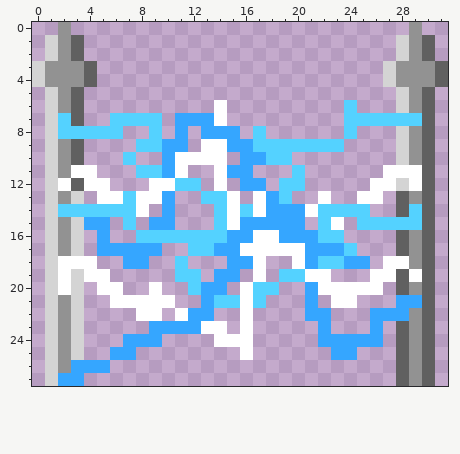
A pixel-art sprite gets an edit: core/rawAssets/sprites/teleport-2.png. Above, as it was before the edit.
The file is 32x28 pixels.
New version:
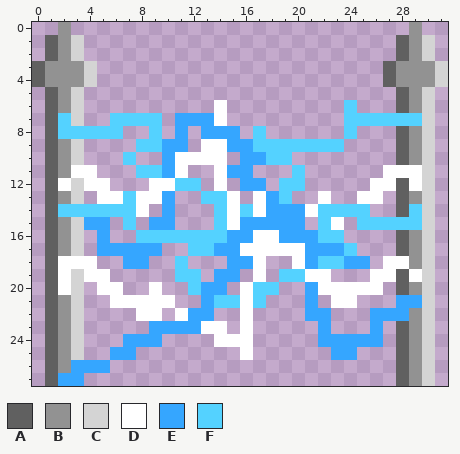
Palette (. is transparent): A #606060  B #929292  C #d4d4d4  D #ffffff  E #35a6ff  F #54d2ff
Message: updated gigagal to accomodate teleport implementation
The exact change:
Changed rows in their new state; - is an unchanged pixel.
first column x 0:
 1 -A-C------------------------A-C-
 2 -A-C------------------------A-C-
 3 A---C----------------------A---C
 4 A---C----------------------A---C
 5 -A-C------------------------A-C-
 6 -A-C------------------------A-C-
 7 -A-C--------------------------C-
 8 -A--------------------------A-C-
 9 -A-C------------------------A-C-
10 -A-C------------------------A-C-
11 -A----------------------------C-
12 -A-C------------------------A-C-
13 -A----------------------------C-
14 -A----------------------------C-
15 -A----------------------------C-
16 -A----------------------------C-
17 -A----------------------------C-
18 -A----------------------------C-
19 -A----------------------------C-
20 -A----------------------------C-
21 -A----------------------------C-
22 -A----------------------------C-
23 -A----------------------------C-
24 -A----------------------------C-
25 -A----------------------------C-
26 -A----------------------------C-
27 -A----------------------------C-
Boxes around the changes in both pictures, in picture pixels (x1, y1, x2, y2):
changed: (32, 35, 97, 386)
changed: (383, 35, 448, 386)
